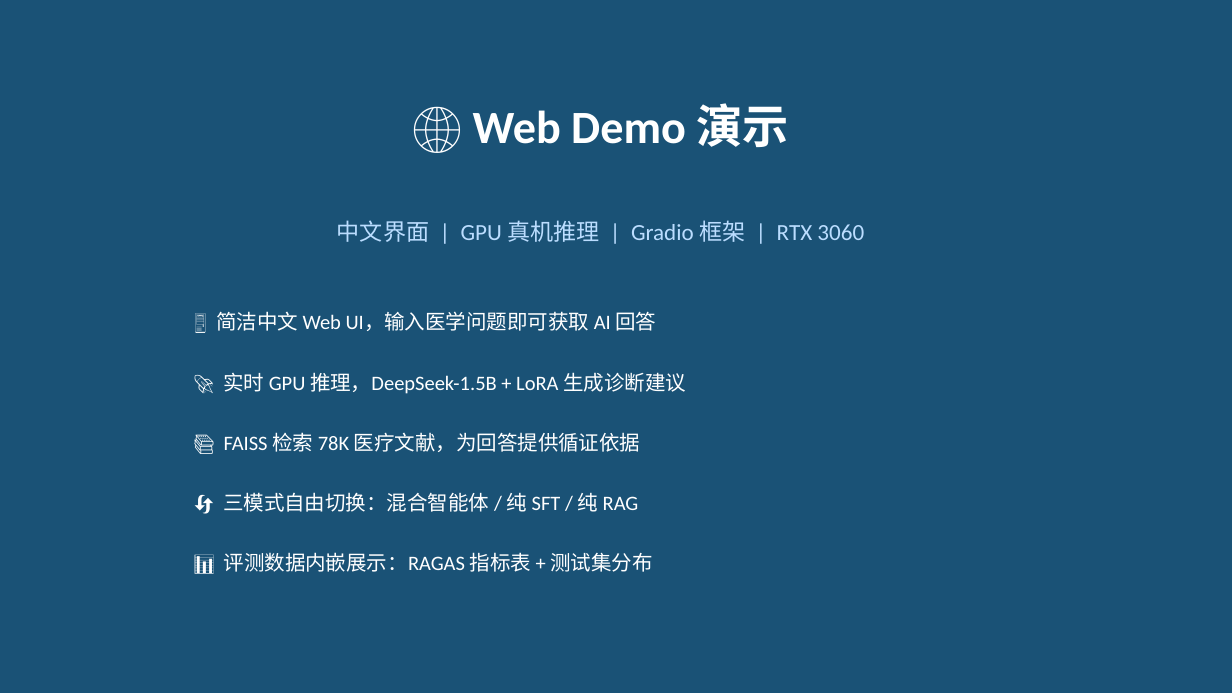
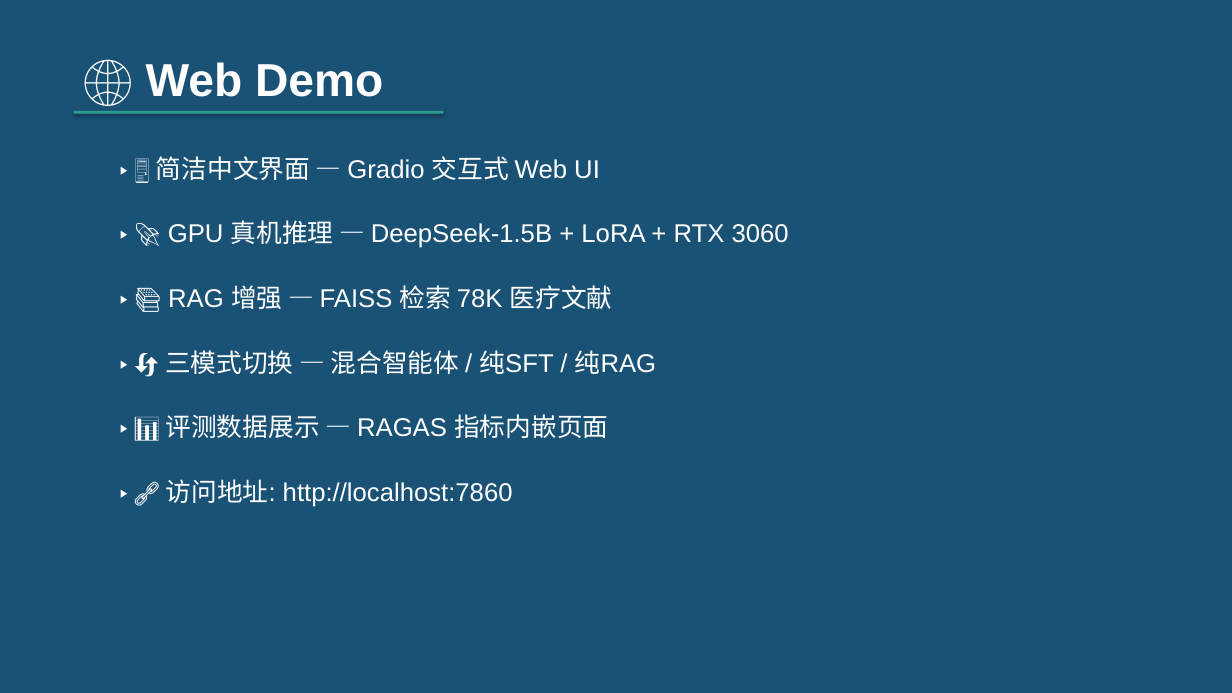
Before and after one commit to unity1263/ECG-Agent-DualTrack-fork, a slide deck: slide 12 of memberC_files/医疗AI_Agent_课程项目.pptx (slide 10 before the commit). Drawn at 1232x693 pixels with LibreOffice and Linux fonts; fonts in the diff are those of the drawing. Boxes give left, top, right and bottom in pixels: in the first picture for what was removed or moved away, otherwise in the second. Text is boxed around its words. In the diff, an @@ line names an element or a change of style, - is before the commit and + after.

```diff
--- a/memberC_files/医疗AI_Agent_课程项目.pptx
+++ b/memberC_files/医疗AI_Agent_课程项目.pptx
@@ text at (146, 62, 383, 97): text changed; font Calibri to Arial @@
-🌐 Web Demo 演示
+🌐 Web Demo
@@ rectangle added at (74, 111, 444, 114), fill #2A9D8F @@
@@ text added at (156, 156, 600, 180), 20 pt, text #FFFFFF @@
+▸ 🖥 简洁中文界面 — Gradio 交互式 Web UI
@@ text at (168, 220, 789, 248): text changed; size 18 to 20 pt; font Calibri to Arial; text colour #BBDDFF to #FFFFFF @@
-中文界面 | GPU 真机推理 | Gradio 框架 | RTX 3060
+▸ 🚀 GPU 真机推理 — DeepSeek-1.5B + LoRA + RTX 3060
@@ text at (168, 285, 613, 309): text changed; size 16 to 20 pt; font Calibri to Arial @@
-📚 FAISS 检索 78K 医疗文献，为回答提供循证依据
+▸ 📚 RAG 增强 — FAISS 检索 78K 医疗文献
@@ text removed at (216, 311, 657, 331) @@
-🖥 简洁中文 Web UI，输入医学问题即可获取 AI 回答
@@ text at (165, 350, 656, 374): text changed; size 16 to 20 pt; font Calibri to Arial @@
-🔄 三模式自由切换：混合智能体 / 纯 SFT / 纯 RAG
+▸ 🔄 三模式切换 — 混合智能体 / 纯SFT / 纯RAG
@@ text removed at (223, 372, 686, 394) @@
-🚀 实时 GPU 推理，DeepSeek-1.5B + LoRA 生成诊断建议
@@ text at (165, 414, 608, 438): text changed; size 16 to 20 pt; font Calibri to Arial @@
-📊 评测数据内嵌展示：RAGAS 指标表 + 测试集分布
+▸ 📊 评测数据展示 — RAGAS 指标内嵌页面
@@ text added at (166, 479, 513, 507), 20 pt, text #FFFFFF @@
+▸ 🔗 访问地址: http://localhost:7860
```
Also in this commit, not shown: 9 other slides changed, 4 slides added, 2 slides removed, 11 other files.
